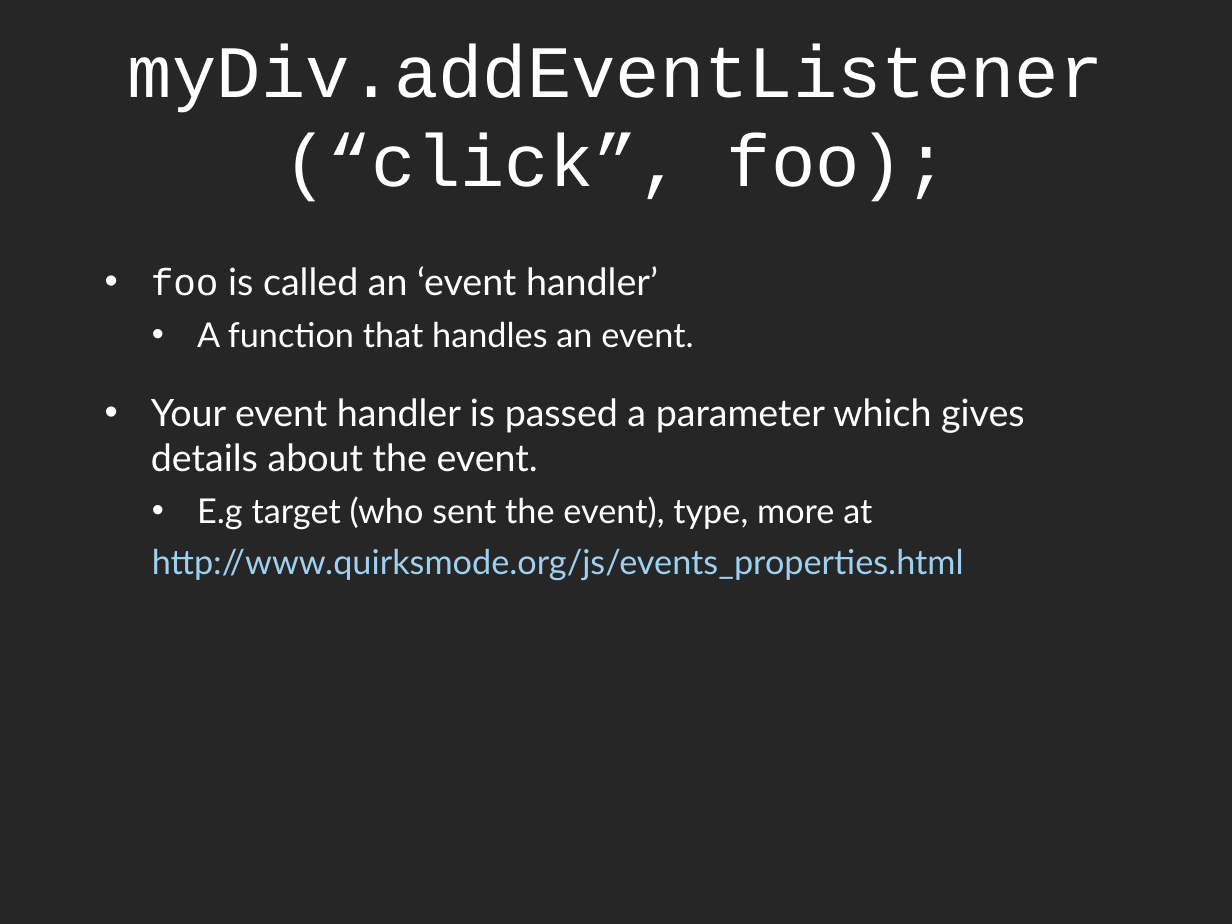
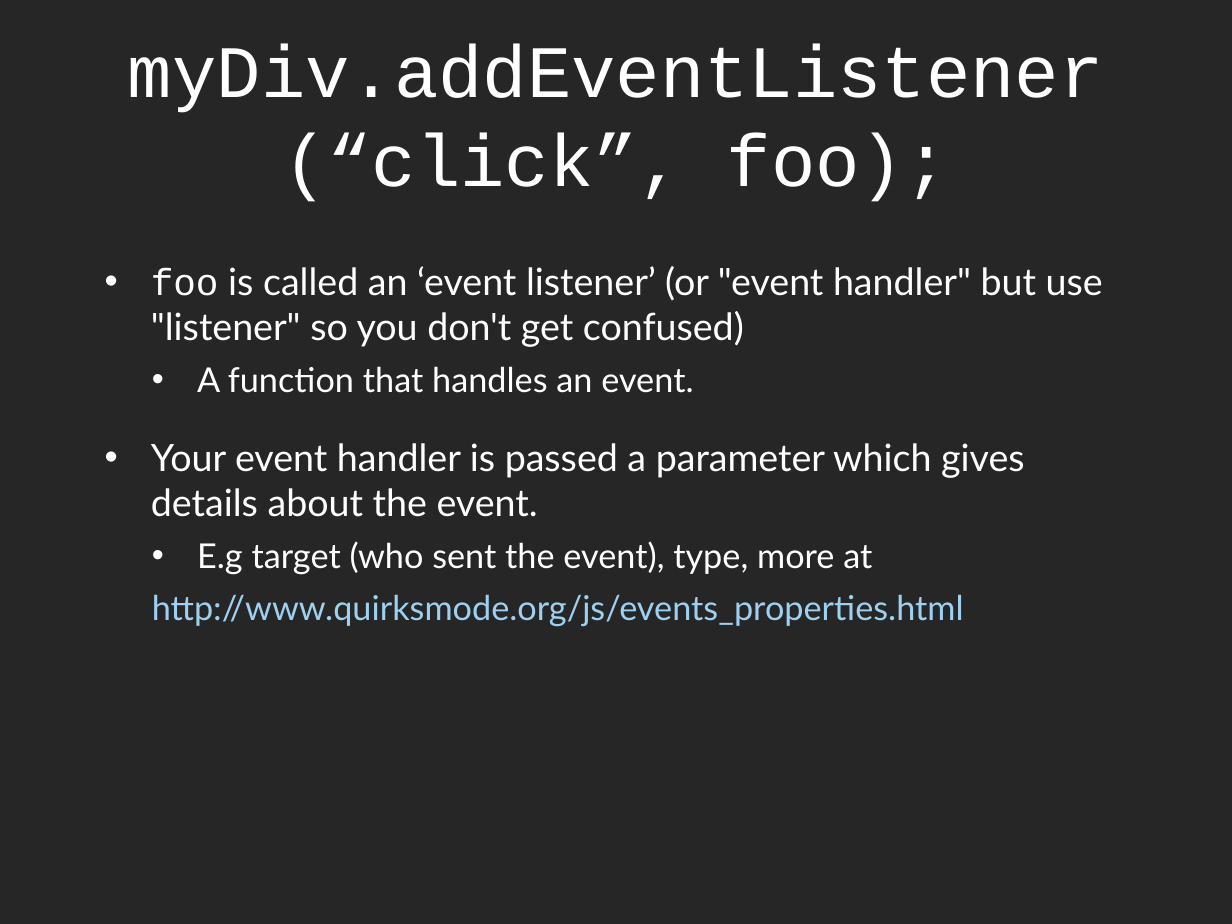
Before and after one commit to dantasse/ssuiweb2014, a slide deck: slide 14 of week06/week06.pptx. Drawn at 1232x924 pixels with LibreOffice and Linux fonts; fonts in the diff are those of the drawing. Boxes give left, top, right and bottom in pixels: in the first picture for what was removed or moved away, otherwise in the second. Text is boxed around its words. In the diff, an @@ line names an element or a change of style, - is before the commit and + after.

Commit message:
switch event handler to event listener

```diff
--- a/week06/week06.pptx
+++ b/week06/week06.pptx
@@ text at (151, 266, 1103, 347): text changed @@
-• foo is called an ‘event handler’
+• foo is called an ‘event listener’ (or "event handler" but use "listener" so you don't get confused)
```
Also in this commit, not shown: 3 other slides changed.
